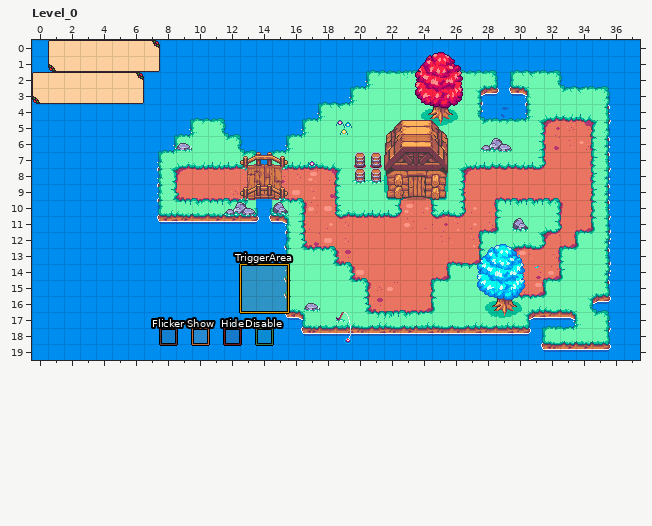
LDtk project: assets/ldtk-project/ldtk.ldtk. Above, as it was before the edit.
Cells are 16x16 px. Shown: Level_0 x 0..37, y 0..19.
The result:
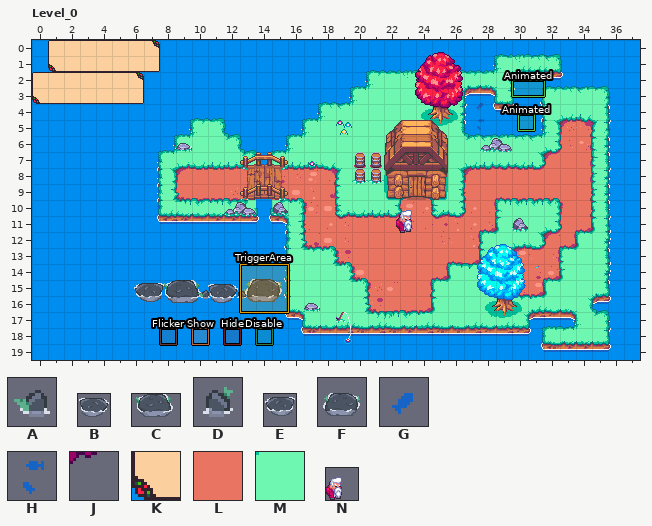
Key: from "Animations": A 0, B 25, C 75, D 125, E 150, F 200, G 433; from "Atlas2": H 1234, J 1243; from "Terrain": K 1 "Water", L 2 "Dirt", M 3 "Grass"; from "Wizard_animations": N 0.
_ is an empty cell, . an unchanged one.
Objects are placed by their top-left corner, in cells (3,4 is the top-left corner of cell 3,4); size is 1x1 cell unless given.
The commit says: Fish animations.
Changes in this commit:
--- layer "Terrain"
@@ x 27..32 @@
- 1 ..KKKK
- 2 ..KMMM
- 3 M.K.M.
- 4 M...M.
- 5 MMMMML
- 6 .....L
+ 1 ..MMMM
+ 2 ..MKKK
+ 3 K.M.K.
+ 4 K...K.
+ 5 KKKKKM
+ 6 .....M
--- layer "Tiles_background"
@@ x 26..29 @@
- 3 J...
- 4 ...H
+ 3 _...
+ 4 ..._
--- layer "Entities" (now shown)
+B "Animated" at 10.9,15 size 2x2
+C "Animated" at 8,15 size 3x2
+E "Animated" at 6.3,15 size 2x2
+A "Animated" at 10.2,15.4
+D "Animated" at 12.6,15.4
+F "Animated" at 13,14 size 3x3
+"Animated" rectangle at 30.4,4.6
+G "Animated" at 27.5,3.6
+"Animated" rectangle at 30,2.5 size 2x1
+H "Animated" at 27.5,4.8
--- layer "Entities_front" (now shown)
+N "Player" at 22.8,10 size 2x2
